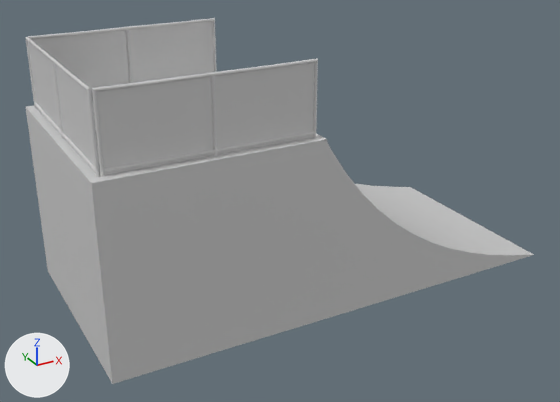
Before and after pictures for a commit that changed the COLLADA model AR-ramp-up/art.scnassets/quarter.dae.
Rendered twice from a 50 mm lens placed at (-1.54, -2.66, 1.65), pointed at (-0.1, -0.03, 0.34). The lights are fixed; the arrows at lower left show +X, +Y and +Z. Where no turn or scale is listed for an object, it has been applied to the vertices.

Names of what the first picture shows: 'Object03_01___Default', 'fance_wire_225198087'.
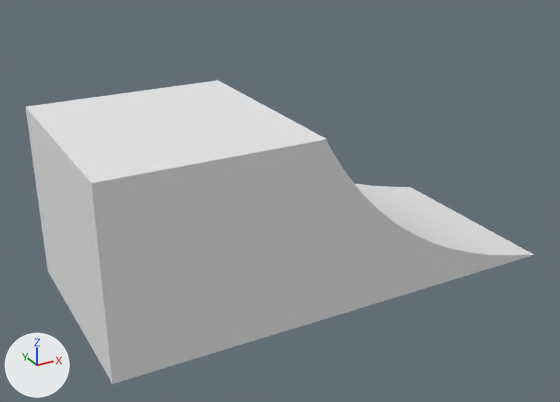
Boxes (x1, y1, x2, y2) around the edits, measured in the pictures (560 x 402 px; the box of a moved part takes in the faces that stretch with it):
'fance_wire_225198087', deleted
    before: (26, 18, 318, 177)
part 1 of me_object03_01___default, moved or reshaped
    before: (316, 134, 327, 141)
    after: (216, 80, 327, 141)
part 2 of me_object03_01___default, recoloured
    both: (26, 100, 534, 384)

What the commit changed:
Material 'quarter' (mat_quarter) is new.
Its base color is (0.8, 0.8, 0.8) (white #e7e7e7).
Its roughness is 0.9.
me_object03_01___default has 48 vertices, 81 faces and spans x -0.99..0.99, y -0.46..0.46, z 0.0..0.75.
me_object03_01___default is used by ob_object03_01___default; location (0.0, 0.0, 0.0).
Part 1, on me_object03_01___default:
7 faces are deleted.
7 new faces join them.
me_object03_01___default part 2: 76 faces spanning x -0.99..0.99, y -0.46..0.46, z 0.0..0.75 switch from mat_1___default (light grey #d1d1d1) to mat_quarter (white #e7e7e7).
Object 'fance_wire_225198087' (ob_fance_wire_225198087) is deleted.
